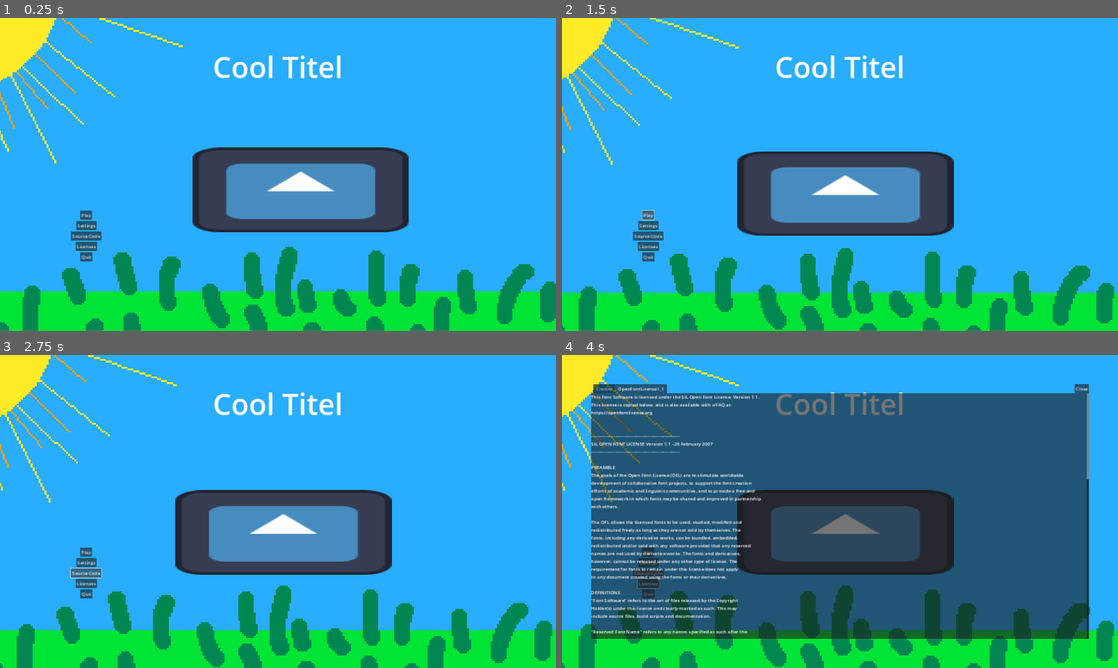
Above: before the commit, frames 1-4 (two rows, left to right).
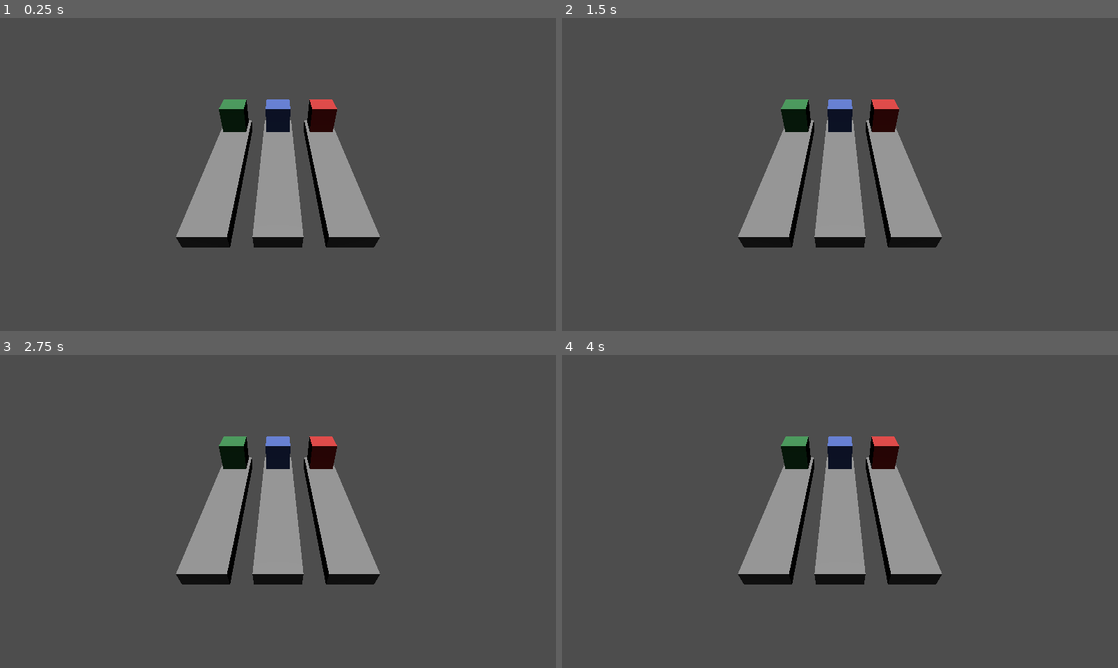
Above: after the commit, the same moments.

Repository: emmdie/3m5Jam2024_1
Game: Godot game, scene res://Scenes/game.tscn
The game is run twice, just before and just after one commit, with the same random seed, the same clock (stepped at 60 frames per second) and the same inputs. Before the commit the project starts from res://Scenes/Ui/Menus/main_menu.tscn. The engine's default icon, where the game draws it, is replaced by a stand-in: a white triangle on a blue panel in a dark square.
Inputs (mouse positions are in pixels of both pictures, inside the frame that each line leads up to):
- Up to frame 1 (0.25 s): no input
- Up to frame 2 (1.5 s): click (645, 215) at 0.5 s, where only the run before the commit has a clickable "Play"; click (645, 215) at 1.25 s, where only the run before the commit has a clickable "Play"
- Up to frame 3 (2.75 s): click (83, 574) at 2 s, where only the run before the commit has a clickable "Source Code"
- Up to frame 4 (4 s): click (650, 583) at 2.75 s, where only the run before the commit has a clickable "Licenses"; click (645, 574) at 3.5 s, where only the run before the commit has a clickable "Source Code"

The runs differ from the first frame. In frame 1, 98% of the frame differs, in the area x 0-100%, y 0-100%; in frame 2, 98%; in frame 3, 98%; in frame 4, 100%.

Commit message:
Tower scene

Diff:
--- a/Scenes/game.tscn
+++ b/Scenes/game.tscn
@@ -1,15 +1,34 @@
-[gd_scene load_steps=2 format=3 uid="uid://d4d7ecqlohxt"]
+[gd_scene load_steps=5 format=3 uid="uid://d4d7ecqlohxt"]
 
 [ext_resource type="PackedScene" uid="uid://65w17xmk8mqq" path="res://Scenes/lane.tscn" id="1_peffo"]
+[ext_resource type="PackedScene" uid="uid://ctfk4brlgutyo" path="res://Scenes/units/tower/plant.tscn" id="1_qb83d"]
+[ext_resource type="PackedScene" uid="uid://egfoiv6ftl" path="res://Scenes/units/tower/water.tscn" id="2_blfhh"]
+[ext_resource type="PackedScene" uid="uid://cqhediecnloxu" path="res://Scenes/units/tower/fire.tscn" id="2_rrh3n"]
 
 [node name="Game" type="Node3D"]
 
+[node name="Towers" type="Node3D" parent="."]
+
+[node name="Tower" parent="Towers" instance=ExtResource("1_qb83d")]
+transform = Transform3D(1, 0, 0, 0, 1, 0, 0, 0, 1, -1.5, 0, 0)
+
+[node name="Tower2" parent="Towers" instance=ExtResource("2_blfhh")]
+
+[node name="Tower3" parent="Towers" instance=ExtResource("2_rrh3n")]
+transform = Transform3D(1, 0, 0, 0, 1, 0, 0, 0, 1, 1.5, 0, 0)
+
 [node name="Lanes" type="Node3D" parent="."]
 
-[node name="Lane" parent="Lanes" instance=ExtResource("1_peffo")]
+[node name="Lane1" parent="Lanes" instance=ExtResource("1_peffo")]
+transform = Transform3D(1, 0, 0, 0, 1, 0, 0, 0, 1, -1.5, 0, 0)
+
+[node name="Lane2" parent="Lanes" instance=ExtResource("1_peffo")]
+
+[node name="Lane3" parent="Lanes" instance=ExtResource("1_peffo")]
+transform = Transform3D(1, 0, 0, 0, 1, 0, 0, 0, 1, 1.5, 0, 0)
 
 [node name="Camera3D" type="Camera3D" parent="."]
-transform = Transform3D(1, 0, 0, 0, 0.920321, 0.391165, 0, -0.391165, 0.920321, 0, 2.98354, 5.32061)
+transform = Transform3D(1, 0, 0, 0, 0.75261, 0.658466, 0, -0.658466, 0.75261, 0, 3.54834, 6.19382)
 
 [node name="DirectionalLight3D" type="DirectionalLight3D" parent="."]
 transform = Transform3D(1, 0, 0, 0, 0.0157248, 0.999876, 0, -0.999876, 0.0157248, 0, 5.26391, 0)
--- a/Scenes/lane.gd
+++ b/Scenes/lane.gd
@@ -1,9 +1,14 @@
+@tool
 extends Node3D
 class_name Lane
 
 const forward := Vector3.FORWARD
 @export var progress: float = 0.0
-@export var lange_length: float = 0.0:
+@export var lange_length: float = 4.0:
 	set(val):
 		$CSGBox3D.size.z = lange_length
 		$CSGBox3D.position.z = lange_length / 2.0
+		lange_length = val
+
+func _ready():
+	lange_length = lange_length
--- a/Scenes/lane.tscn
+++ b/Scenes/lane.tscn
@@ -6,4 +6,5 @@
 script = ExtResource("1_ei8c4")
 
 [node name="CSGBox3D" type="CSGBox3D" parent="."]
-size = Vector3(1, 0.352539, 5.0127)
+transform = Transform3D(1, 0, 0, 0, 1, 0, 0, 0, 1, 0, -0.2, 2)
+size = Vector3(1, 0.4, 4)
--- a/Scenes/units/base_unit.gd
+++ b/Scenes/units/base_unit.gd
@@ -1,7 +1,7 @@
 class_name BaseUnit
 extends Node3D
 
-enum Elements {FIRE, WATHER, EARTH}
+enum Elements {FIRE, WATER, PLANT}
 
 @export var element: Elements
 
--- /dev/null
+++ b/Scenes/units/tower/fire.tscn
@@ -0,0 +1,13 @@
+[gd_scene load_steps=3 format=3 uid="uid://cqhediecnloxu"]
+
+[ext_resource type="PackedScene" uid="uid://ckga2ynp7lmds" path="res://Scenes/units/tower/tower.tscn" id="1_gnoo5"]
+
+[sub_resource type="StandardMaterial3D" id="StandardMaterial3D_8nura"]
+albedo_color = Color(0.835067, 0.253091, 0.247173, 1)
+
+[node name="Tower" instance=ExtResource("1_gnoo5")]
+
+[node name="Tower" type="CSGBox3D" parent="CSGBox3D" index="0"]
+transform = Transform3D(1, 0, 0, 0, 1, 0, 0, 0, 1, 0, 0.502854, 0)
+size = Vector3(0.8, 1.04184, 0.8)
+material = SubResource("StandardMaterial3D_8nura")
--- /dev/null
+++ b/Scenes/units/tower/plant.tscn
@@ -0,0 +1,14 @@
+[gd_scene load_steps=3 format=3 uid="uid://ctfk4brlgutyo"]
+
+[ext_resource type="PackedScene" uid="uid://ckga2ynp7lmds" path="res://Scenes/units/tower/tower.tscn" id="1_imvqp"]
+
+[sub_resource type="StandardMaterial3D" id="StandardMaterial3D_tab1k"]
+albedo_color = Color(0.256787, 0.566273, 0.329468, 1)
+
+[node name="Tower" instance=ExtResource("1_imvqp")]
+element = 2
+
+[node name="Tower" type="CSGBox3D" parent="CSGBox3D" index="0"]
+transform = Transform3D(1, 0, 0, 0, 1, 0, 0, 0, 1, 0, 0.502854, 0)
+size = Vector3(0.8, 1.04184, 0.8)
+material = SubResource("StandardMaterial3D_tab1k")
--- /dev/null
+++ b/Scenes/units/tower/tower.tscn
@@ -0,0 +1,10 @@
+[gd_scene load_steps=2 format=3 uid="uid://ckga2ynp7lmds"]
+
+[ext_resource type="Script" path="res://Scenes/units/tower/tower.gd" id="1_yehra"]
+
+[node name="Tower" type="Node3D"]
+script = ExtResource("1_yehra")
+
+[node name="CSGBox3D" type="CSGBox3D" parent="."]
+transform = Transform3D(1, 0, 0, 0, 1, 0, 0, 0, 1, 0, -0.2, -0.5)
+size = Vector3(1, 0.4, 1)
--- /dev/null
+++ b/Scenes/units/tower/water.tscn
@@ -0,0 +1,14 @@
+[gd_scene load_steps=3 format=3 uid="uid://egfoiv6ftl"]
+
+[ext_resource type="PackedScene" uid="uid://ckga2ynp7lmds" path="res://Scenes/units/tower/tower.tscn" id="1_uqmxn"]
+
+[sub_resource type="StandardMaterial3D" id="StandardMaterial3D_dqdwb"]
+albedo_color = Color(0.369612, 0.468394, 0.789859, 1)
+
+[node name="Tower" instance=ExtResource("1_uqmxn")]
+element = 1
+
+[node name="Tower" type="CSGBox3D" parent="CSGBox3D" index="0"]
+transform = Transform3D(1, 0, 0, 0, 1, 0, 0, 0, 1, 0, 0.502854, 0)
+size = Vector3(0.8, 1.04184, 0.8)
+material = SubResource("StandardMaterial3D_dqdwb")
--- a/project.godot
+++ b/project.godot
@@ -11,7 +11,7 @@
 [application]
 
 config/name="Game Jam Template"
-run/main_scene="res://Scenes/Ui/Menus/main_menu.tscn"
+run/main_scene="res://Scenes/game.tscn"
 config/features=PackedStringArray("4.2", "GL Compatibility")
 config/icon="res://Assets/Textures/icon.svg"
 
